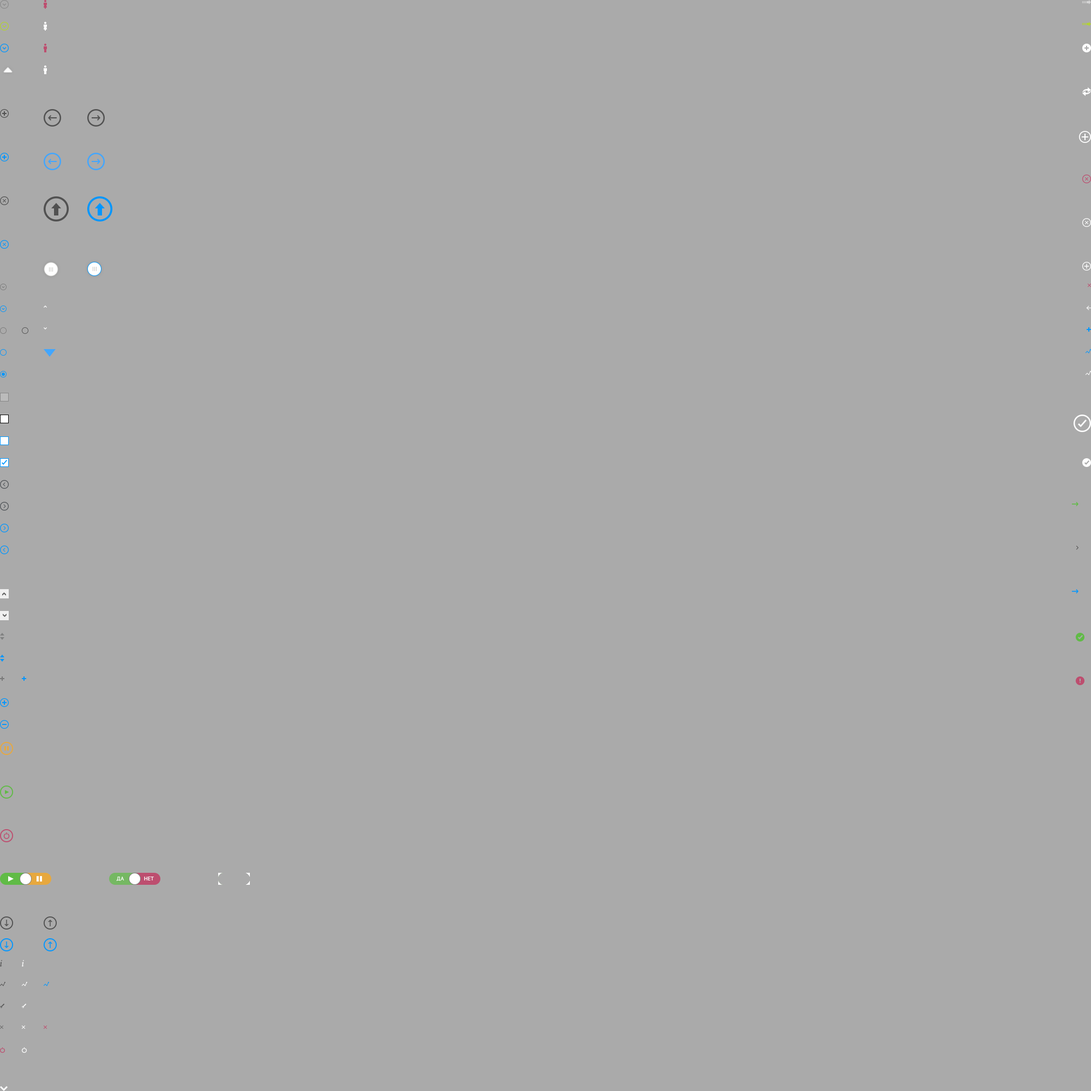
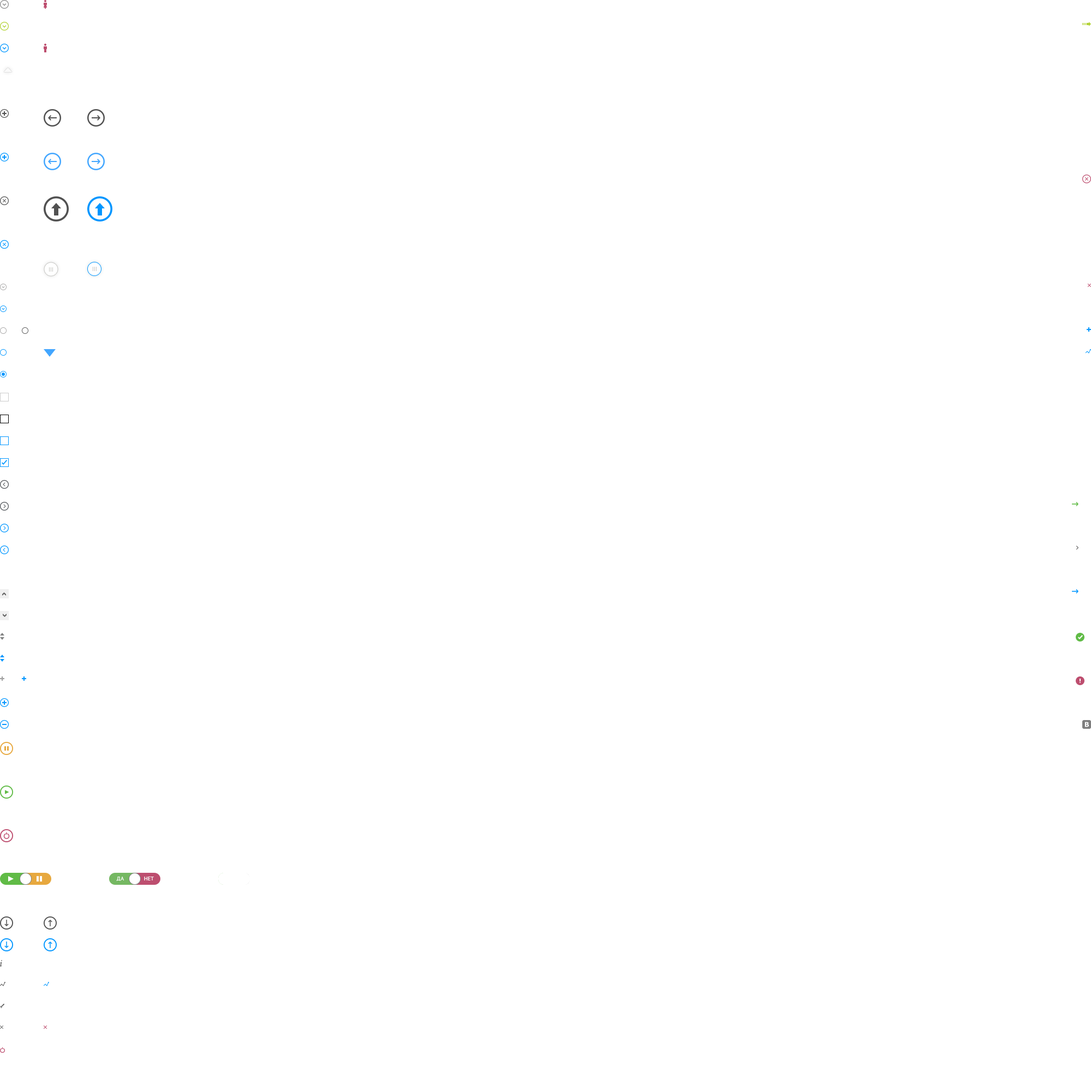
Layered file, before and after one edit (1091 x 1091). Changes by layer:
added layer "Vector Smart Object copy" above "Rectangle 1" over (x1=1082, y1=720, x2=1091, y2=730)
hid "Background" over (x1=0, y1=0, x2=1091, y2=1091)
